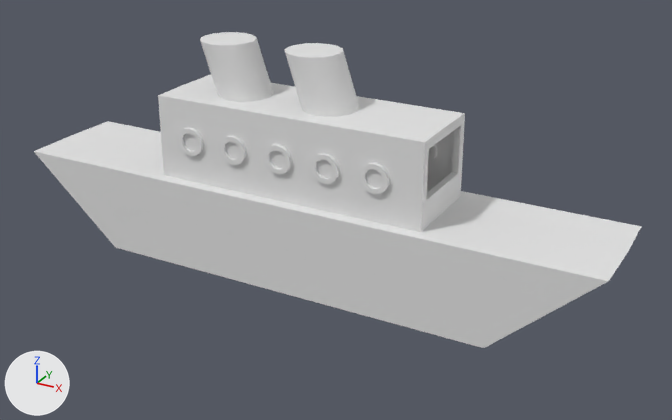
The FBX model bullet hell 3D/Assets/Art/3D/Models/giant boat overworld.fbx: old version first, new version second.
Before and after are seen from a 50 mm lens placed at (28.4, -47.9, 25.6), pointed at (2.1, -0.1, 1.7). The axes (+X, +Y, +Z) are drawn at lower left. The lights are the same throughout. Where no turn or scale is listed for an object, it has been applied to the vertices.

The first picture shows 'bottom boat', 'round windows.003', 'smoke pipes', 'top boat'.
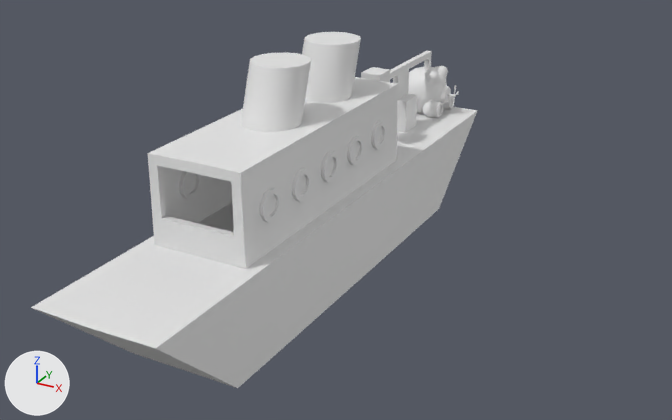
Commit message: overworld update en boat updated

Where the newer file only moved an object's origin or applied its transform, the numbers keep the older frame.

Diff of the bpy script that builds the scene:
```diff
--- a/bullet hell 3D/Assets/Art/3D/Models/giant boat overworld.fbx.py
+++ b/bullet hell 3D/Assets/Art/3D/Models/giant boat overworld.fbx.py
@@ me_cube_002 @@
 me_cube_002.from_pydata(...)  # 48 vertices, 50 faces; spans x -9.3..9.3, y -3.0..3.0, z 2.9..8.4
 # used by ob_top_boat; location = (0.0, 0.0, 0.0)
+# me_cube_002 part 2: the whole mesh is turned -90 degrees about the z axis through its middle, then moved by (0.0, -2.4, 0.0)
@@ me_cylinder @@
 me_cylinder.from_pydata(...)  # 64 vertices, 40 faces; spans x -3.01..8.03, y -1.79..1.79, z -1.79..1.79
 # used by ob_smoke_pipes; location = (-4.5, 0.0, 10.03)
+# me_cylinder part 1: the whole mesh is turned -90 degrees about the z axis through its middle, then moved by (1.99, -0.45, 0.0)
@@ me_cube_001 @@
 me_cube_001.from_pydata(...)  # 48 vertices, 44 faces; spans x -20.3..20.3, y -3.9..3.9, z -3.2..2.9
 # used by ob_bottom_boat; location = (0.0, 0.0, 0.0)
+# me_cube_001 part 3: the whole mesh is turned -90 degrees about the z axis through its middle
@@ me_sphere_011 @@
+me_sphere_011.from_pydata(...)  # 262 vertices, 286 faces; spans x -1.65..1.65, y -1.9..1.9, z -2.12..1.79
@@ me_cube @@
+me_cube.from_pydata(...)  # 48 vertices, 46 faces; spans x -0.92..0.92, y -5.3..4.88, z -3.86..2.17
@@ me_sphere_010 @@
+me_sphere_010.from_pydata(...)  # 434 vertices, 434 faces; spans x -0.7..0.76, y -1.95..1.95, z -0.75..0.75
@@ me_sphere_002 @@
+me_sphere_002.from_pydata(...)  # 88 vertices, 67 faces; spans x -0.44..0.16, y -0.81..0.81, z -0.83..0.83
@@ me_sphere_008 @@
+me_sphere_008.from_pydata(...)  # 199 vertices, 198 faces; spans x -0.606..0.607, y -0.736..0.736, z -0.748..0.748
@@ ob_sphere_010 @@
+ob_sphere_010 = bpy.data.objects.new('Sphere.010', me_sphere_011)
+ob_sphere_010.location = (0.16, 18.32, 4.68)
@@ ob_cube @@
+ob_cube = bpy.data.objects.new('Cube', me_cube)
+ob_cube.location = (0.17, 13.65, 6.12)
@@ ob_sphere_009 @@
+ob_sphere_009 = bpy.data.objects.new('Sphere.009', me_sphere_010)
+ob_sphere_009.location = (1.15, 18.32, 3.53)
@@ ob_sphere_006 @@
+ob_sphere_006 = bpy.data.objects.new('Sphere.006', me_sphere_002)
+ob_sphere_006.location = (2.43, 18.32, 4.47)
@@ ob_sphere_007 @@
+ob_sphere_007 = bpy.data.objects.new('Sphere.007', me_sphere_008)
+ob_sphere_007.location = (1.38, 18.32, 4.47)
```

Changed parts and their boxes [x1, y1, x2, y2] in the pictures (672 x 420 px):
'bottom boat', mesh turned
    before: [34, 121, 642, 348]
    after: [31, 107, 477, 388]
'top boat', mesh turned
    before: [158, 75, 465, 232]
    after: [148, 77, 398, 269]
'smoke pipes', mesh turned
    before: [200, 32, 360, 117]
    after: [241, 32, 361, 132]
'Cube', added
    after: [361, 50, 432, 133]
'Sphere.010', added
    after: [408, 65, 448, 114]
'Sphere.009', added
    after: [422, 97, 455, 118]
'Sphere.007', added
    after: [440, 85, 451, 103]
'Sphere.006', added
    after: [447, 85, 459, 106]
'round windows.003', unchanged, covered by the edit
    before: [178, 128, 390, 194]
    after: [179, 171, 223, 199]
'round windows', unchanged, uncovered by the edit
    before: [428, 144, 437, 164]
    after: [260, 121, 387, 222]
